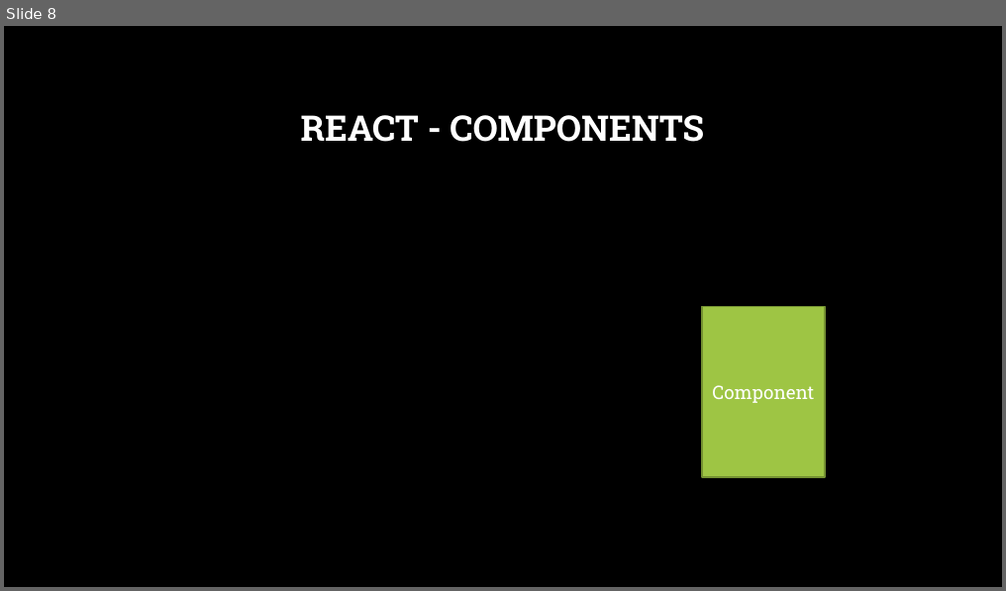
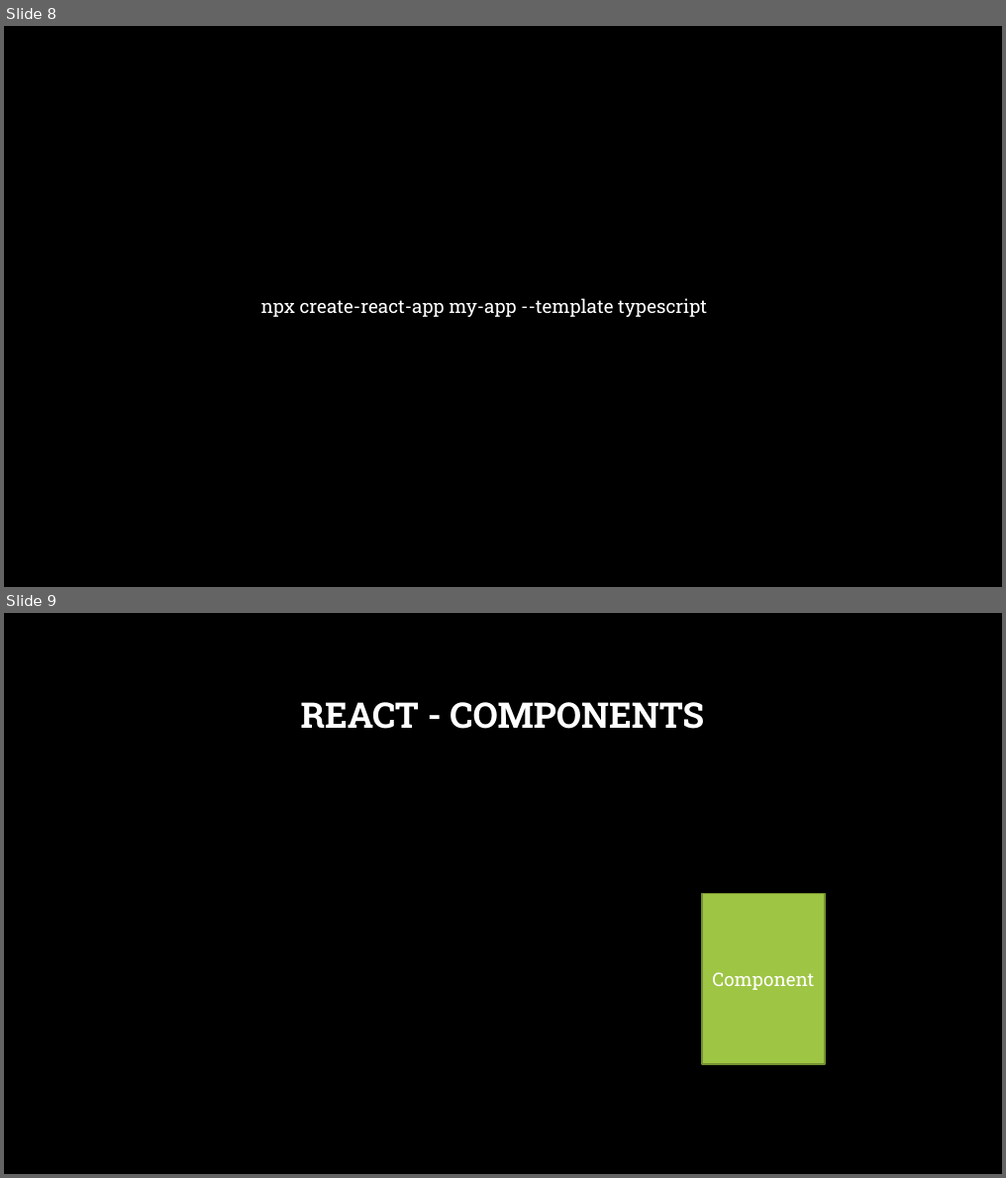
Before and after one commit to talyaron/fullstack-2021dec-node, a slide deck: 02-React/00-intro/react-architecture.pptx. Shown one above the other, each under a label of ours: slide 8 before the commit, slides 8 and 9 after it. The pictures are 1006x591 and 1006x1178 pixels, drawn with LibreOffice and Linux fonts; fonts in the diff are those of the drawing; background and template pictures are left out. Boxes give left, top, right and bottom in pixels: in the first picture for what was removed or moved away, otherwise in the second. Text is boxed around its words. In the diff, an @@ line names an element or a change of style, - is before the commit and + after.

```diff
--- a/02-React/00-intro/react-architecture.pptx
+++ b/02-React/00-intro/react-architecture.pptx
@@ slide 8 added at [4,26,1002,587], background picture (left out) @@
@@ text added at [261,298,707,317], 18 pt, text #FFFFFF @@
+npx create-react-app my-app --template typescript
@@ what was slide 8 is now slide 9 @@
```
Also in this commit, not shown: 1 slide changed, 20 other files.
